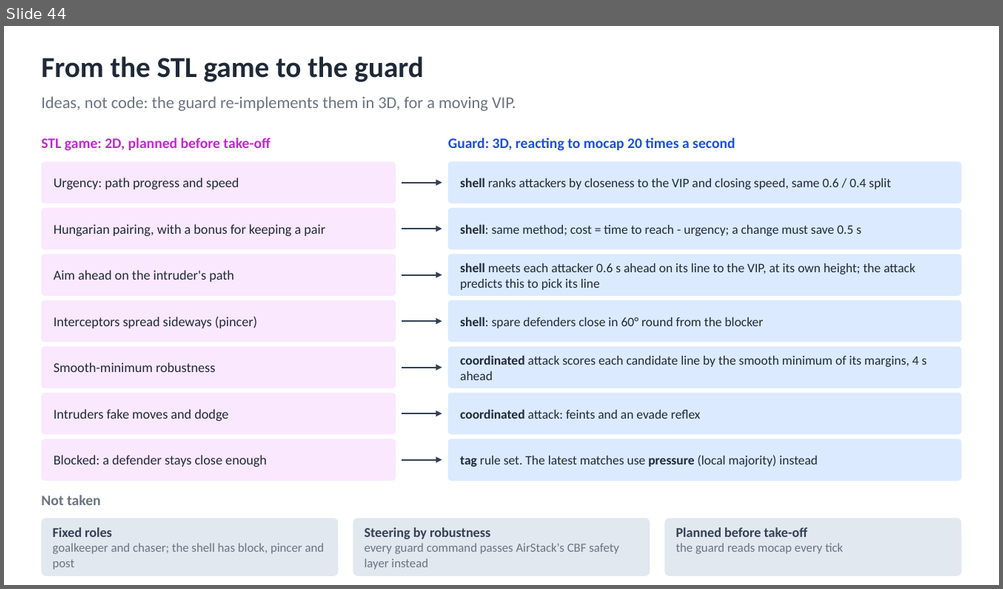
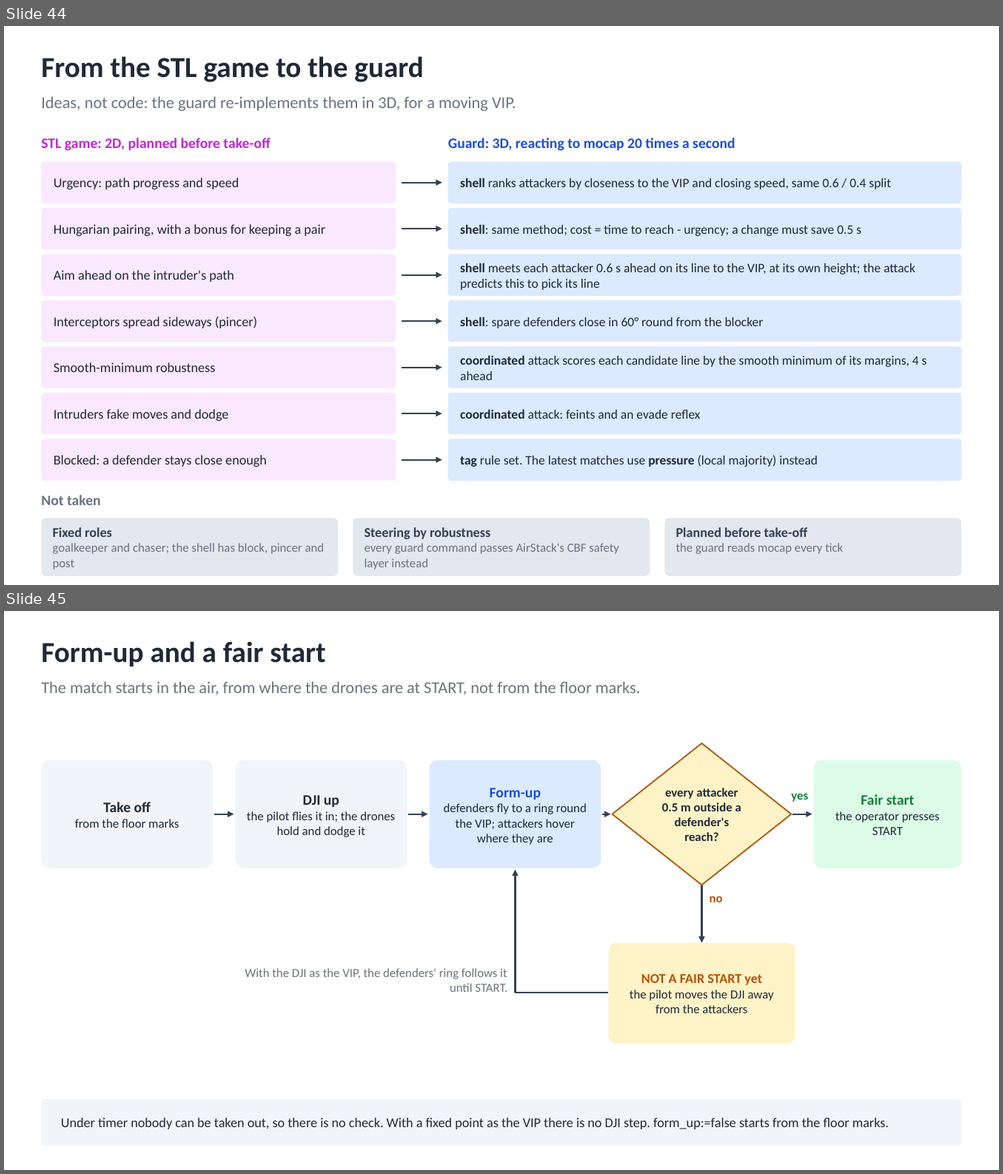
Before and after one commit to AI-DA-STC/CrazySwarm2-with-Mocap_Strike-and-Guard, a slide deck: docs/diagrams/strike-and-guard-diagrams.pptx. Shown one above the other, each under a label of ours: slide 44 before the commit, slides 44 and 45 after it. The pictures are 1003x589 and 1003x1174 pixels, drawn with LibreOffice and Linux fonts; fonts in the diff are those of the drawing. Boxes give left, top, right and bottom in pixels: in the first picture for what was removed or moved away, otherwise in the second. Text is boxed around its words. In the diff, an @@ line names an element or a change of style, - is before the commit and + after.

```diff
--- a/docs/diagrams/strike-and-guard-diagrams.pptx
+++ b/docs/diagrams/strike-and-guard-diagrams.pptx
@@ slide 45 added at bbox=[4, 611, 999, 1170], background #FFFFFF @@
@@ text added at bbox=[41, 641, 325, 667], 28 pt, text #1F2937, bold @@
+Form-up and a fair start
@@ text added at bbox=[41, 681, 640, 695], 16 pt, text #6B7280 @@
+The match starts in the air, from where the drones are at START, not from the floor marks.
@@ diamond added at bbox=[612, 743, 791, 885], fill #FEF3C7, outline #B45309 1.25 pt, 12 pt, text #1F2937, bold @@
+every attacker 0.5 m outside a defender's reach?
@@ rounded rectangle added at bbox=[41, 760, 213, 869], fill #F1F5F9, 12 pt, text #1F2937 @@
+Take off
+from the floor marks
@@ rounded rectangle added at bbox=[236, 760, 407, 869], fill #F1F5F9, 12 pt, text #1F2937 @@
+DJI up
+the pilot flies it in; the drones hold and dodge it
@@ rounded rectangle added at bbox=[430, 760, 601, 869], fill #DBEAFE, 12 pt, text #1F2937 @@
+Form-up
+defenders fly to a ring round the VIP; attackers hover where they are
@@ rounded rectangle added at bbox=[814, 760, 962, 869], fill #DCFCE7, 12 pt, text #1F2937 @@
+Fair start
+the operator presses START
@@ text added at bbox=[791, 793, 808, 802], 12 pt, text #15803D, bold @@
+yes
@@ arrow added from (214, 815) to (234, 815), #334155 1.5 pt @@
@@ arrow added from (408, 815) to (428, 815), #334155 1.5 pt @@
@@ arrow added from (603, 815) to (611, 815), #334155 1.5 pt @@
@@ arrow added from (793, 815) to (812, 815), #334155 1.5 pt @@
@@ arrow added from (515, 993) to (515, 870), #334155 1.5 pt @@
@@ arrow added from (702, 886) to (702, 943), #334155 1.5 pt @@
@@ text added at bbox=[709, 896, 723, 903], 12 pt, text #B45309, bold @@
+no
@@ rounded rectangle added at bbox=[609, 943, 795, 1044], fill #FEF3C7, 12 pt, text #1F2937 @@
+NOT A FAIR START yet
+the pilot moves the DJI away from the attackers
@@ text added at bbox=[244, 968, 507, 992], 12 pt, text #6B7280 @@
+With the DJI as the VIP, the defenders' ring follows it until START.
@@ line added from (609, 993) to (515, 993), #334155 1.5 pt @@
@@ rounded rectangle added at bbox=[41, 1099, 962, 1146], fill #F1F5F9, 13 pt, text #1F2937 @@
+Under timer nobody can be taken out, so there is no check. With a fixed point as the VIP there is no DJI step. form_up:=false starts from the floor marks.
```
Also in this commit, not shown: 4 slides changed, 7 other slides added, 51 other files.
